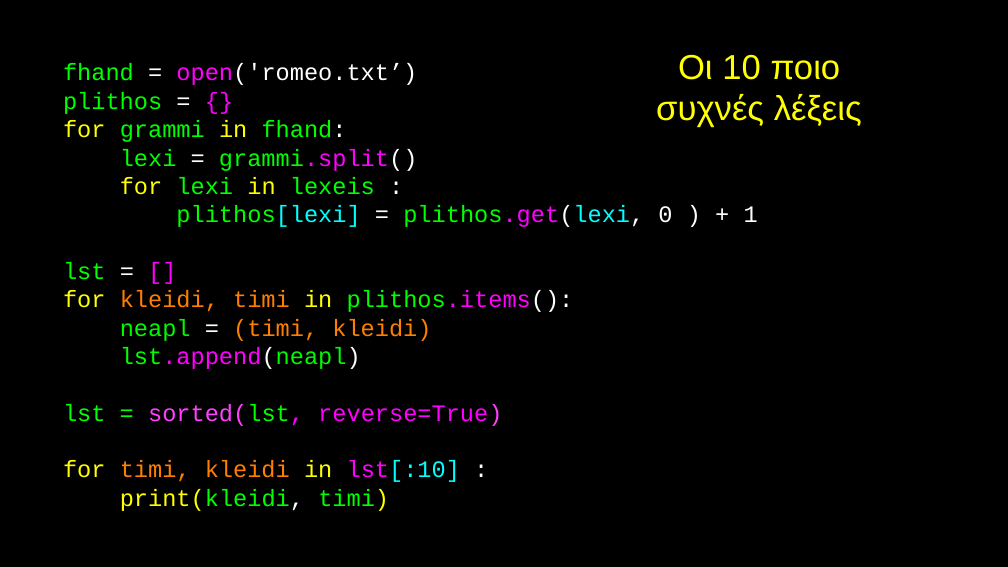
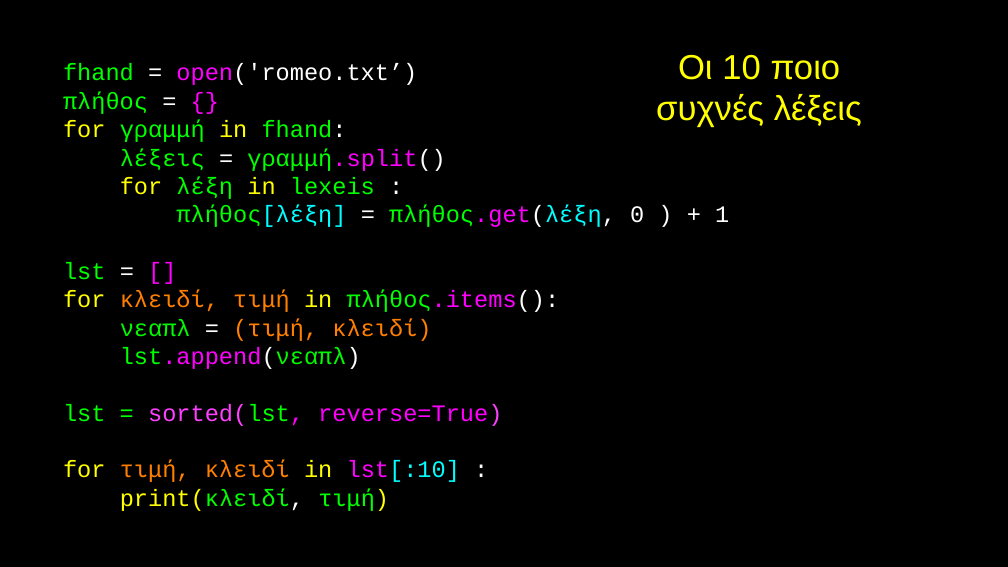
Before and after one commit to csev/py4e, a slide deck: slide 13 of lectures3/gr/Pythonlearn-10-Tuples.pptx. Drawn at 1008x567 pixels with LibreOffice and Linux fonts; fonts in the diff are those of the drawing. Boxes give left, top, right and bottom in pixels: in the first picture for what was removed or moved away, otherwise in the second. Text is boxed around its words. In the diff, an @@ line names an element or a change of style, - is before the commit and + after.

```diff
--- a/lectures3/gr/Pythonlearn-10-Tuples.pptx
+++ b/lectures3/gr/Pythonlearn-10-Tuples.pptx
@@ text at (x1=63, y1=92, x2=729, y2=227): text changed @@
-plithos = {}
-for grammi in fhand:
-lexi = grammi.split()
-for lexi in lexeis :
-plithos[lexi] = plithos.get(lexi, 0 ) + 1
+πλήθος = {}
+for γραμμή in fhand:
+λέξεις = γραμμή.split()
+for λέξη in lexeis :
+πλήθος[λέξη] = πλήθος.get(λέξη, 0 ) + 1
@@ text at (x1=63, y1=290, x2=560, y2=369): text changed @@
-for kleidi, timi in plithos.items():
-neapl = (timi, kleidi)
-lst.append(neapl)
+for κλειδί, τιμή in πλήθος.items():
+νεαπλ = (τιμή, κλειδί)
+lst.append(νεαπλ)
@@ text at (x1=63, y1=460, x2=460, y2=511): text changed @@
-for timi, kleidi in lst[:10] :
-print(kleidi, timi)
+for τιμή, κλειδί in lst[:10] :
+print(κλειδί, τιμή)
```
Also in this commit, not shown: 2 other slides changed, 9 other files.
